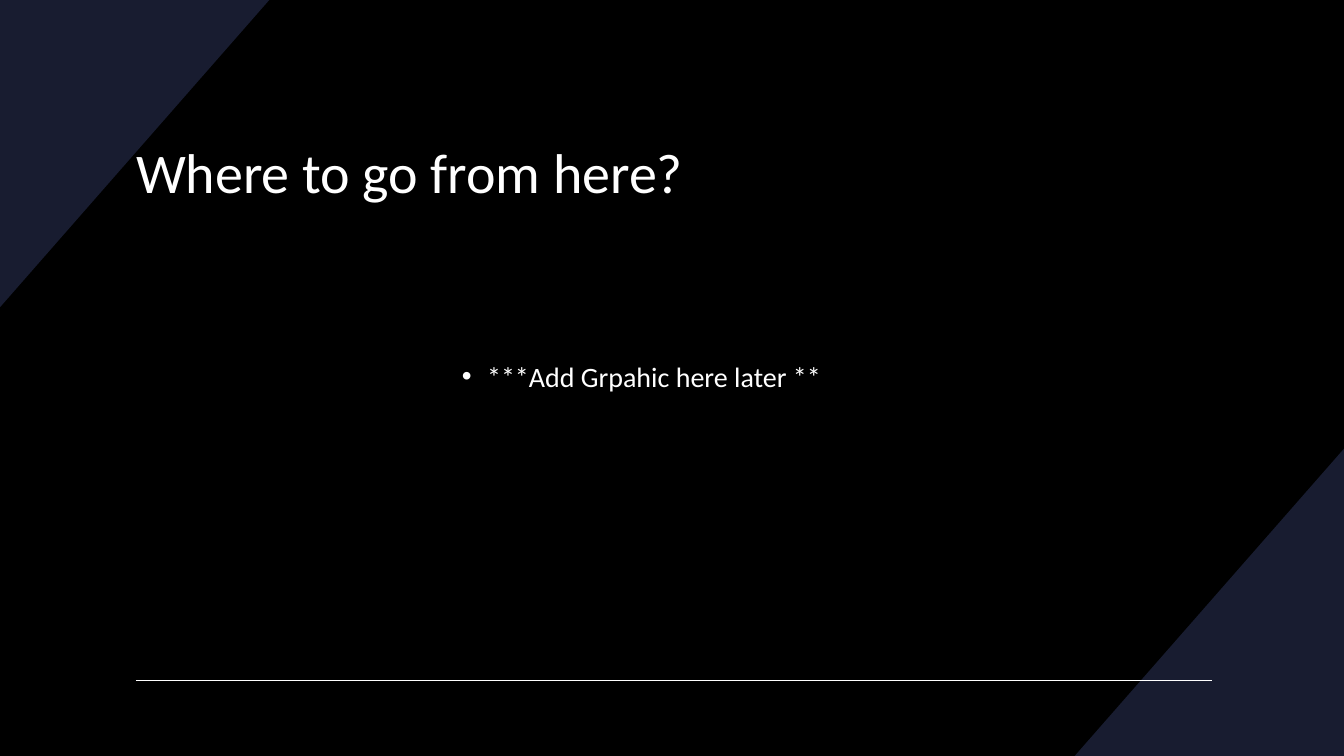
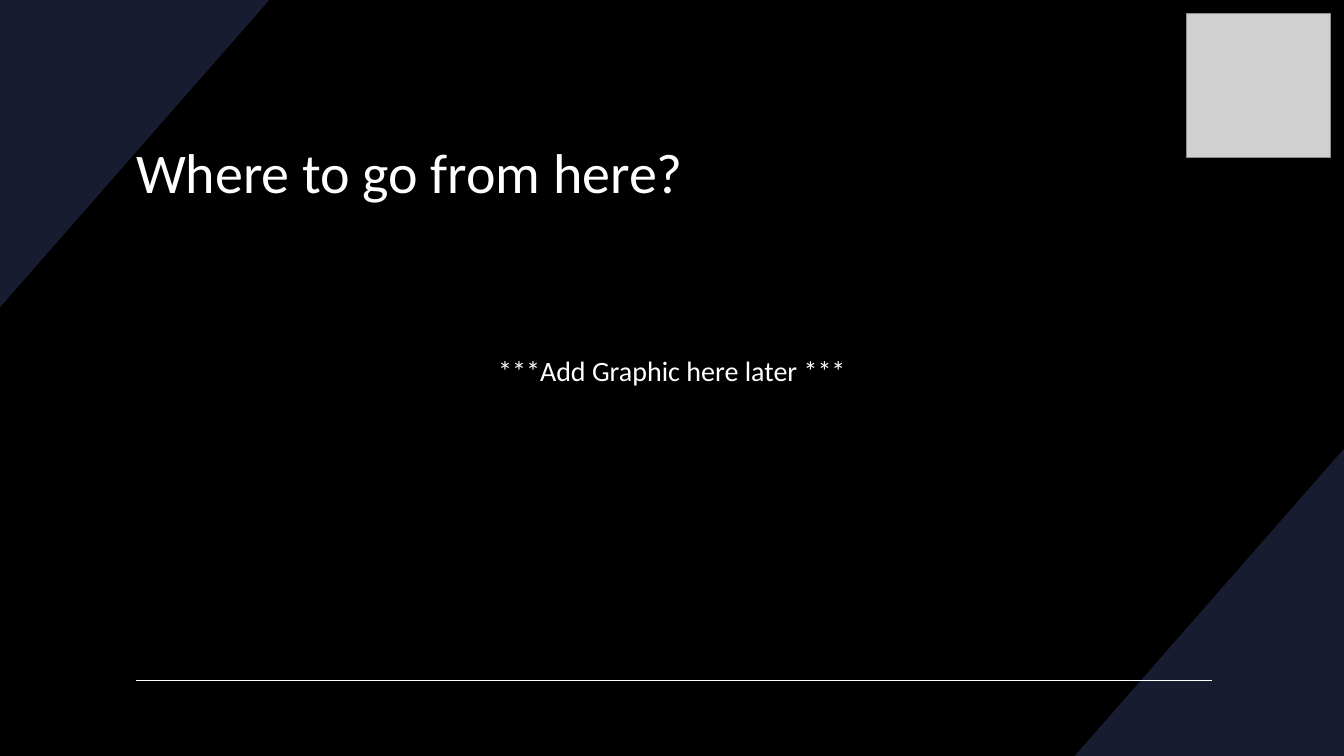
Before and after one commit to RacingAI/Reactive-Methods-Workshop, a slide deck: slide 37 of Disparity_Extender.pptx (slide 34 before the commit). Drawn at 1344x756 pixels with LibreOffice and Linux fonts; fonts in the diff are those of the drawing; grey boxes stand for pictures. Boxes give left, top, right and bottom in pixels: in the first picture for what was removed or moved away, otherwise in the second. Text is boxed around its words. In the diff, an @@ line names an element or a change of style, - is before the commit and + after.

```diff
--- a/Disparity_Extender.pptx
+++ b/Disparity_Extender.pptx
@@ picture added at (1187,13,1331,157) @@
@@ text at (498,361,797,386): text changed @@
-• ***Add Grpahic here later **
+***Add Graphic here later ***
```
Also in this commit, not shown: 3 other slides changed, 3 slides added.
